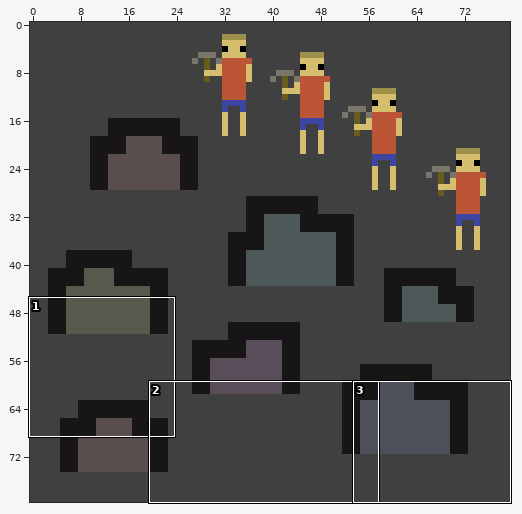
Sprite sheet, stored at Grand Expansion/Images/Quarry2.png. Above: a wide view before the commit, with the close-up outlined.
Close-up. Old version:
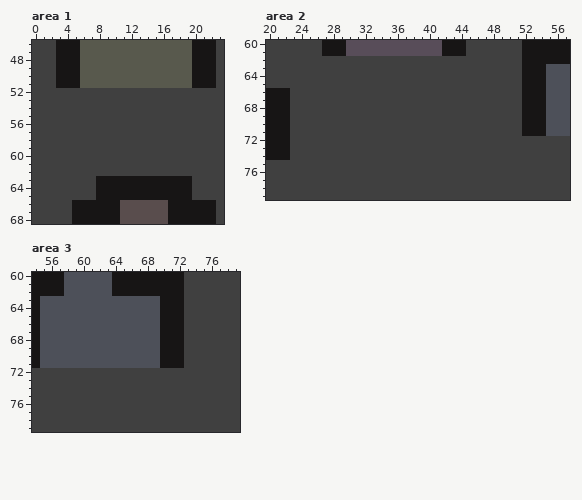
The file is 80x80 pixels. Colours within 5 levels of each other are drawn and written as one. Shown: area 1: x 0..23, y 46..68; area 2: x 20..57, y 60..79; area 3: x 54..79, y 60..79. The commit also changed other parts of the picture, which this record leaves out.
And afterwards:
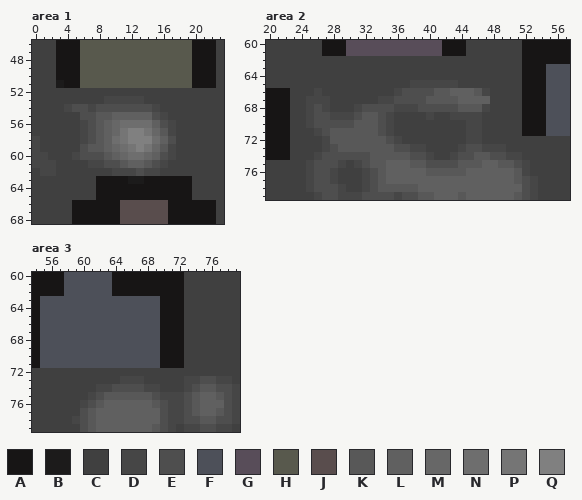
Palette (. is transparent): A #171515  B #1c1b1b  C #404040  D #464646  E #4e4e4e  F #4d5059  G #584d59  H #58594d  J #594d4d  K #585858  L #606060  M #676767  N #6e6e6e  P #757575  Q #808080
Changes in this commit:
Changed rows in their new state; - is an unchanged pixel.
Area 1:
first column x 0:
51 ---B--------------
53 ---------DDDDD----
54 ----DEEDEEEEEEED--
55 ------EEKKLLLLLED-
56 ------DEKLMNNNNLED
57 ------DEKLMPQQPMKD
58 D-----DEKLNPQQQNLE
59 D-----EKKLMNPQPMKD
60 DD---DEEEKLMNNMLED
61 DDD----DDEEKLLKED-
62 -DD-------DDDEDD--
63 ------------BB----
Area 2:
first column x 25:
65 -------------DDDDDD----------
66 -D---------DEEEEKKLLLKD------
67 DDD------DDEEEEKKKKLLLL------
68 DED---DEEEEDDDEEEEEKKKD------
69 DEEDDDEKKED----D--DDDD-------
70 DEEEEEKKKED---------DD-------
71 -DEKKKKKKED---------DD-------
72 --DKKKKKKKED--------DD-------
73 --DEKKKKKKKEEDD----DEEDDD----
74 -DEEEEEEKKKKKEED--DEEKKEEDD--
75 DEEED-DEKKLLLKKEEEEKKKLLKKED-
76 DEED---DEKLLLLLKKKKKLLLLLLKD-
77 DEED---DEKLLLLLLLLLLLLLLLLKED
78 DEEED--DEKKKKKLLLLLLLLLLLLLED
79 -DEEDDDEEEEDEEKKLLLKLLLLLLKED
Area 3:
first column x 59:
73 ------DDD-----DDEEDD-
74 ---DDEEEEDD---DEKKEED
75 --DEKKKKKKEDDDEKLLKED
76 -DEKLLLLLLKEDDEKLLLED
77 -EKLLLLLLLLEDDEKLLKED
78 DEKLLLLLLLLEDDEEKKEED
79 -EKLLLLLLLKED-DDEEDD-
Pixel boxes of the changes (left, top, right, bottom) in both close-ups:
changed: (32, 80, 176, 184)
changed: (306, 80, 538, 200)
changed: (72, 376, 240, 432)
